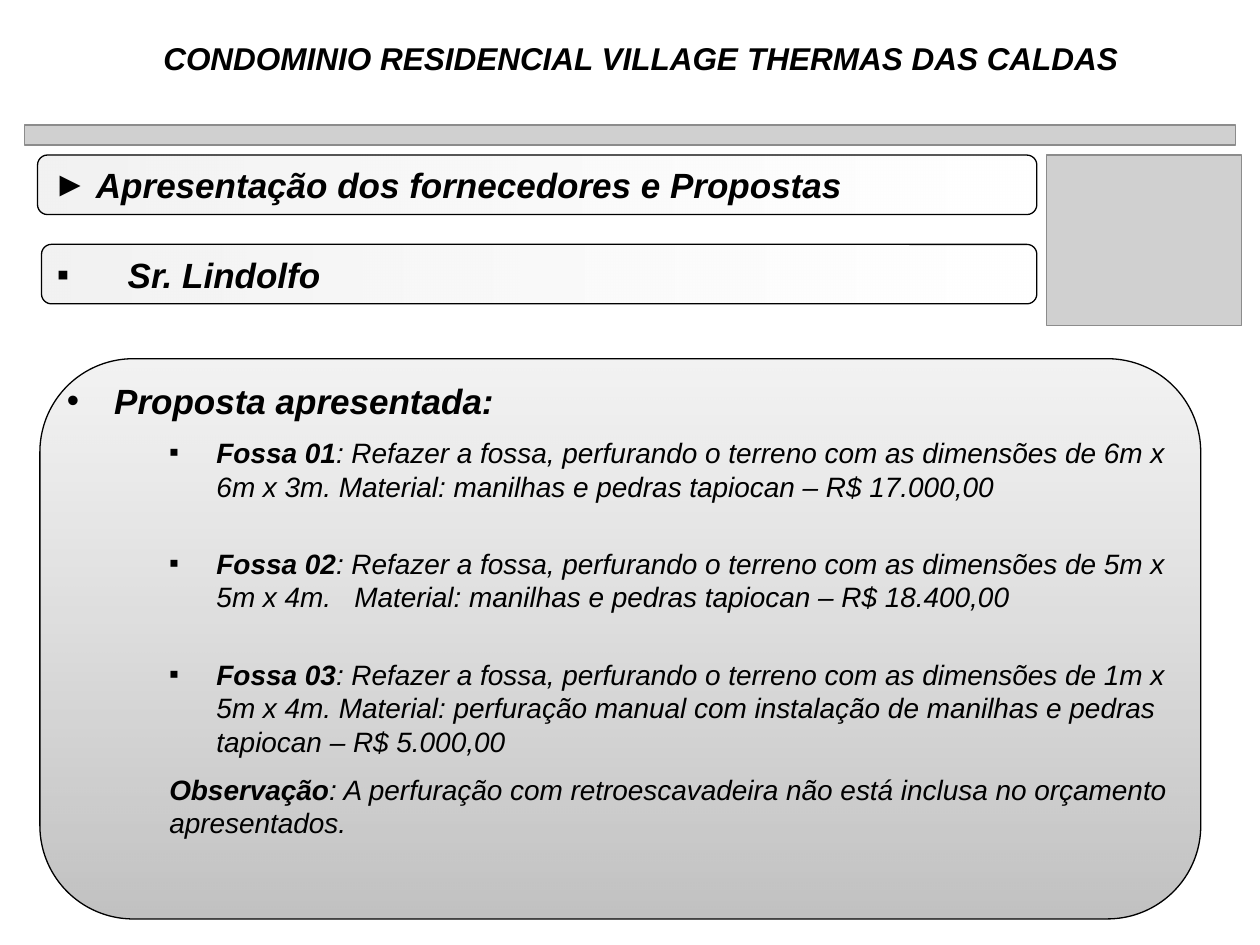
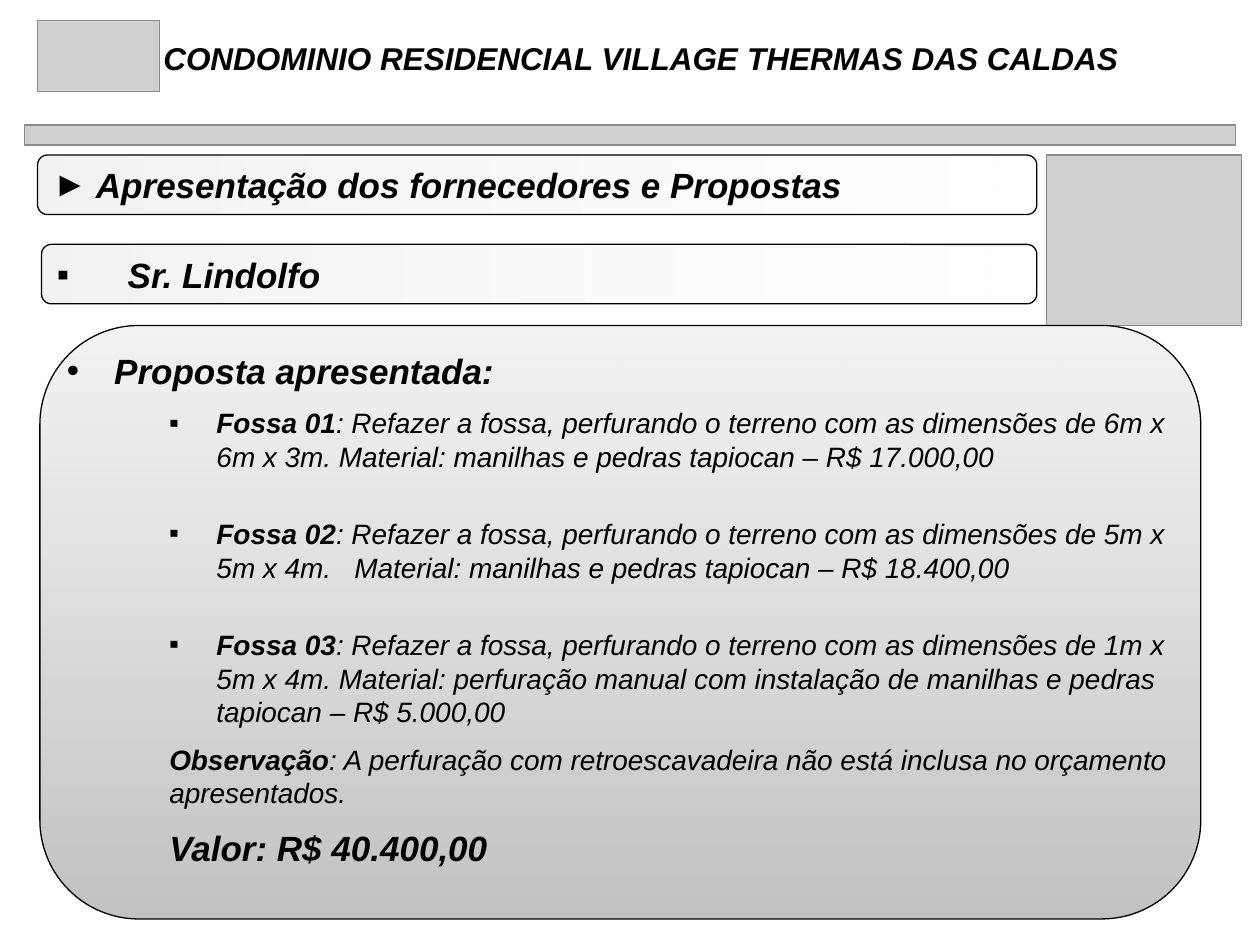
Before and after one commit to rwlc71/Village, a slide deck: slide 13 of Manutenção Village/FossaSepticas.pptx (slide 12 before the commit). Drawn at 1260x945 pixels with LibreOffice and Linux fonts; fonts in the diff are those of the drawing; grey boxes stand for pictures. Boxes give left, top, right and bottom in pixels: in the first picture for what was removed or moved away, otherwise in the second. Text is boxed around its words. In the diff, an @@ line names an element or a change of style, - is before the commit and + after.

```diff
--- a/Manutenção Village/FossaSepticas.pptx
+++ b/Manutenção Village/FossaSepticas.pptx
@@ picture added at box(38, 21, 160, 92) @@
@@ rounded rectangle: place and size @@
-rounded rectangle at box(40, 359, 1201, 920)
+rounded rectangle at box(40, 325, 1201, 919)
@@ text "Proposta apresentada:": place and size @@
-text "Proposta apresentada:" at box(114, 388, 1166, 838)
+text "Proposta apresentada:" at box(114, 358, 1166, 867)
@@ text at box(169, 835, 487, 867): paragraph added @@
+  Valor: R$ 40.400,00
```
Also in this commit, not shown: 19 other slides changed, 1 slide added, 10 other files.
